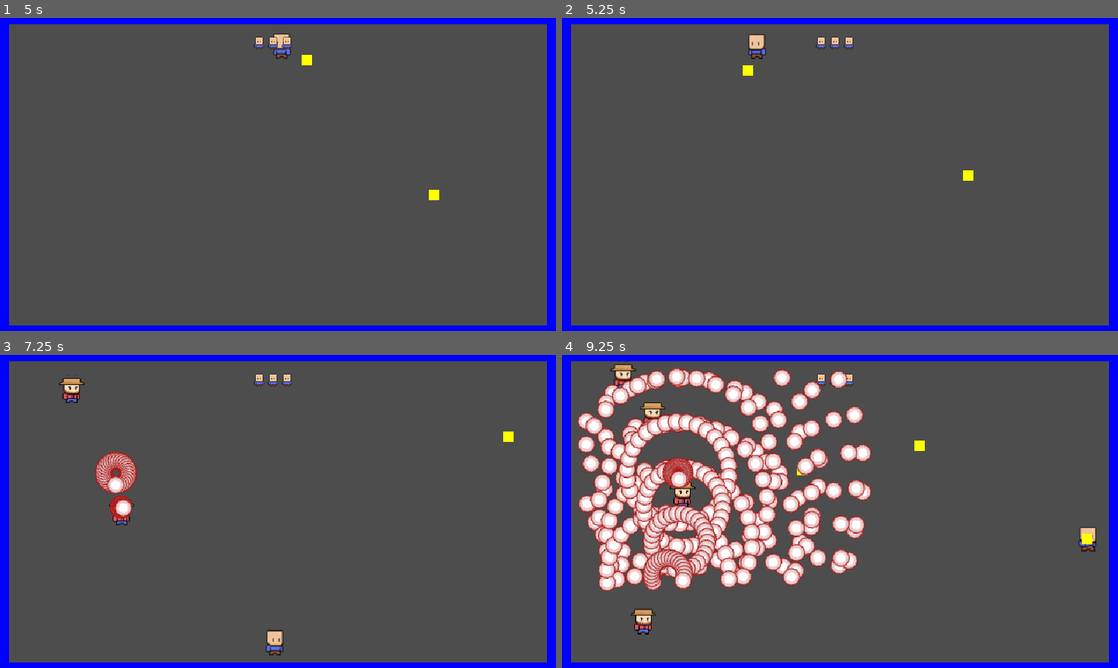
Above: before the commit, frames 1-4 (two rows, left to right).
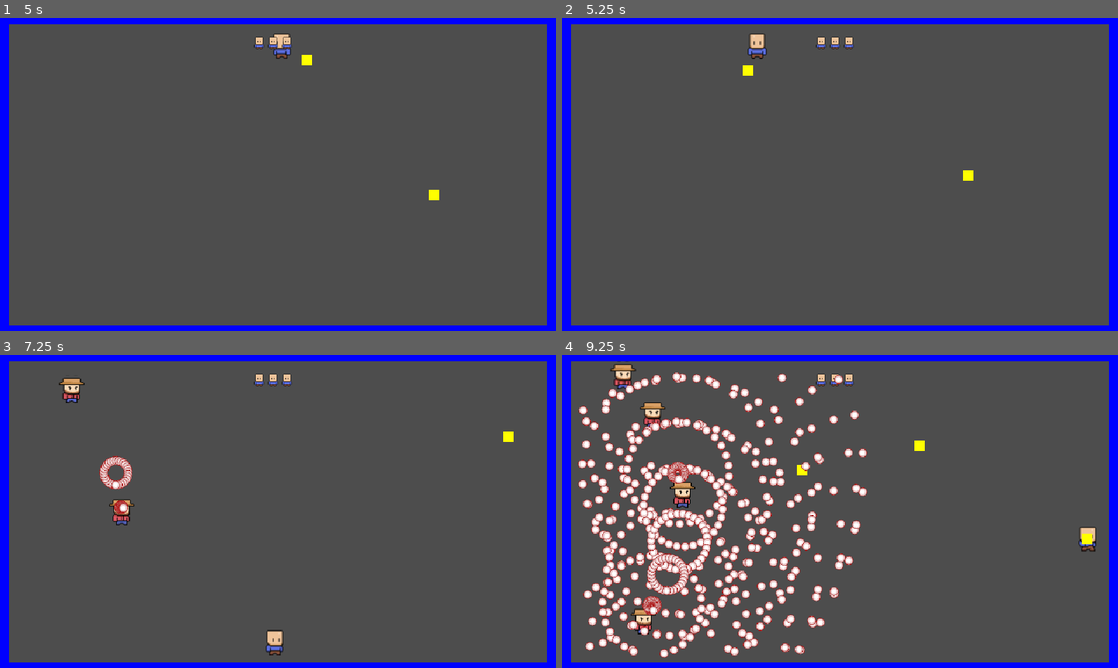
Above: after the commit, the same moments.

Repository: KDing0/GGJGodot
Game: Godot game, scene res://Misc/GameManager.tscn
The game is run twice, just before and just after one commit, with the same random seed, the same clock (stepped at 60 frames per second) and the same inputs.
Inputs (mouse positions are in pixels of both pictures, inside the frame that each line leads up to):
- Up to frame 1 (5 s): click "Start Game" at 0.5 s; tap Enter at 1.25 s; move the mouse to (400, 158) at 1.27 s; press the mouse at (400, 158) at 1.28 s; hold Right (player_right) 1.28-2.03 s; move the mouse to (166, 190) at 2.02 s; release the mouse at (166, 190) at 2.03 s; hold Down (player_down) 2.03-2.78 s; click (166, 190) at 2.1 s; move the mouse to (333, 105) at 2.77 s; press the mouse at (333, 105) at 2.78 s; hold Right (player_right) 2.78-3.53 s; move the mouse to (250, 237) at 3.52 s; release the mouse at (250, 237) at 3.53 s; hold Up (player_up) 3.53-4.28 s; click (250, 237) at 3.6 s; move the mouse to (444, 221) at 4.27 s; press the mouse at (444, 221) at 4.28 s; hold Left (player_left) from 4.28 s (still down)
- Up to frame 2 (5.25 s): keep holding Left (player_left); move the mouse to (673, 127) at 5.02 s; release the mouse at (673, 127) at 5.03 s; click (673, 127) at 5.1 s
- Up to frame 3 (7.25 s): move the mouse to (305, 511) at 5.77 s; release Left (player_left) at 5.78 s; press the mouse at (305, 511) at 5.78 s; hold Down (player_down) 5.78-6.53 s; move the mouse to (194, 433) at 6.52 s; release the mouse at (194, 433) at 6.53 s; hold Right (player_right) from 6.53 s (still down); click (194, 433) at 6.6 s
- Up to frame 4 (9.25 s): move the mouse to (962, 495) at 7.27 s; release Right (player_right) at 7.28 s; press the mouse at (962, 495) at 7.28 s; hold Up (player_up) 7.28-8.03 s; move the mouse to (728, 527) at 8.02 s; release the mouse at (728, 527) at 8.03 s; hold Right (player_right) 8.03-8.78 s; click (728, 527) at 8.1 s; move the mouse to (895, 442) at 8.77 s; press the mouse at (895, 442) at 8.78 s; hold Down (player_down) from 8.78 s (still down)

Frame 1 is identical in both runs. In frame 2, 0.1% of the frame differs, in the area x 33-37%, y 4-14%; in frame 3, 0.9%; in frame 4, 22%, in the area x 2-56%, y 4-97%.

Commit message:
Move the world to fix a bug

Diff:
--- a/src/gamescene.tscn
+++ b/src/gamescene.tscn
@@ -7,11 +7,10 @@
 [ext_resource type="Script" path="res://addons/BulletUpHell/BuHPattern.gd" id="4_ehlb4"]
 [ext_resource type="Script" path="res://Addons/BulletUpHell/SpawnPatterns/PatternCircle.gd" id="5_ck2a0"]
 [ext_resource type="Script" path="res://Addons/BulletUpHell/BuHBulletProperties.gd" id="6_7xkk1"]
+[ext_resource type="Script" path="res://Misc/EnemyPaths.gd" id="6_jelto"]
 [ext_resource type="Script" path="res://Addons/BulletUpHell/BulletProps.gd" id="7_q0fvn"]
 [ext_resource type="Script" path="res://Addons/BulletUpHell/SpawnPatterns/PatternCustomShape.gd" id="7_uksj7"]
 [ext_resource type="Script" path="res://Addons/BulletUpHell/SpawnPatterns/PatternOne.gd" id="8_3ru4j"]
-[ext_resource type="Script" path="res://Misc/EnemyPaths.gd" id="6_jelto"]
-[ext_resource type="Script" path="res://Addons/BulletUpHell/SpawnPatterns/PatternLine.gd" id="7_il8iq"]
 [ext_resource type="PackedScene" uid="uid://dl3h2vjeq7i23" path="res://UI/lives.tscn" id="10_l5axw"]
 
 [sub_resource type="RectangleShape2D" id="RectangleShape2D_cd6u2"]
@@ -228,7 +227,7 @@
 [sub_resource type="PackedDataContainer" id="PackedDataContainer_p2jyy"]
 script = ExtResource("7_q0fvn")
 speed = 100.0
-scale = 1
+scale = 0.5
 angle = 2.0004
 groups = ["EnemyBullet"]
 anim_idle_texture = "0"
@@ -322,12 +321,13 @@
 tex_enemy = Array[Texture2D]([ExtResource("2_qbns1")])
 
 [node name="player" parent="." instance=ExtResource("2_uygfl")]
-position = Vector2(569, 327)
+position = Vector2(332, 191)
 
 [node name="Camera2D" type="Camera2D" parent="."]
-position = Vector2(574, 328)
+position = Vector2(337, 192)
 
 [node name="obstacle" type="Node2D" parent="."]
+position = Vector2(-237, -136)
 
 [node name="LeftWall" type="StaticBody2D" parent="obstacle"]
 collision_mask = 14
@@ -386,6 +386,7 @@
 mesh = SubResource("QuadMesh_q2dtn")
 
 [node name="EnemyPaths" type="Node2D" parent="."]
+position = Vector2(-237, -136)
 script = ExtResource("6_jelto")
 
 [node name="EnemyPath_01" type="Path2D" parent="EnemyPaths"]
@@ -434,4 +435,4 @@
 props = SubResource("PackedDataContainer_p2jyy")
 
 [node name="Lives" parent="." instance=ExtResource("10_l5axw")]
-position = Vector2(-32, 160)
+position = Vector2(-269, 24)
Not shown, changed: src/Addons/BulletUpHell/Spawning.tscn
Not shown: 1 places in src/Player/player.tscn that only renumber resources
Not shown: 1 places in src/gamescene.tscn that only renumber resources
